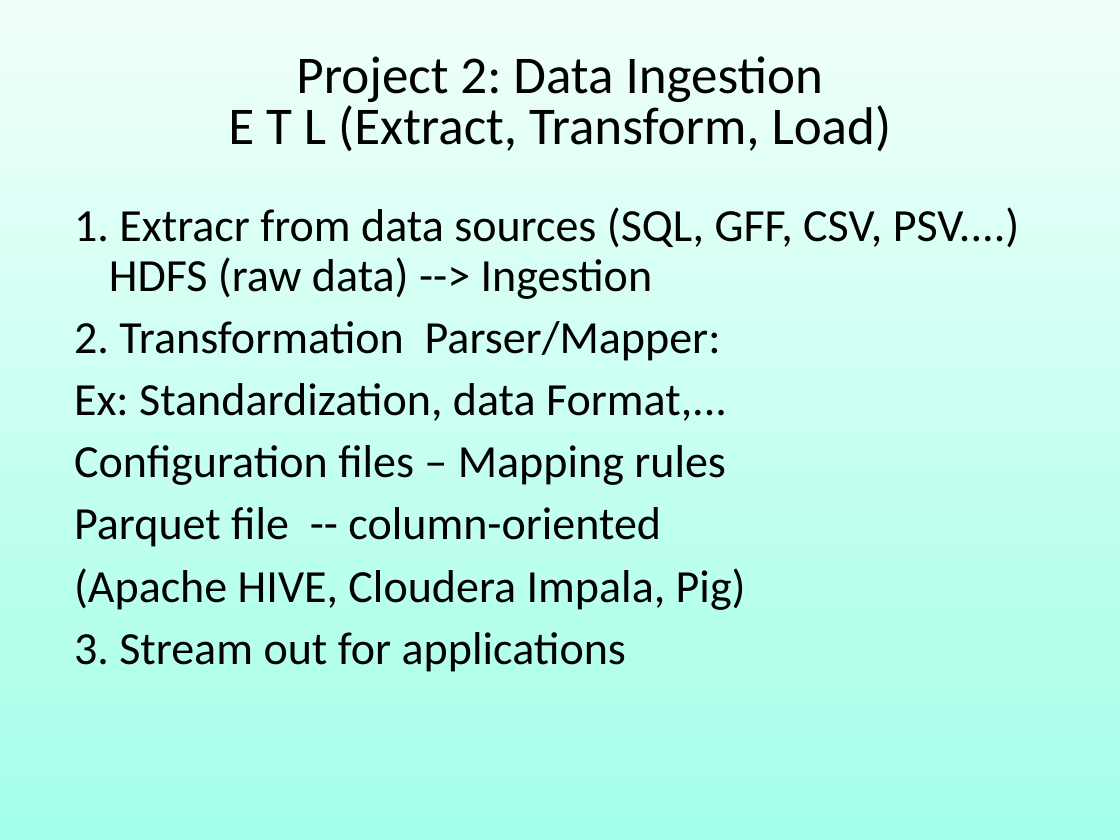
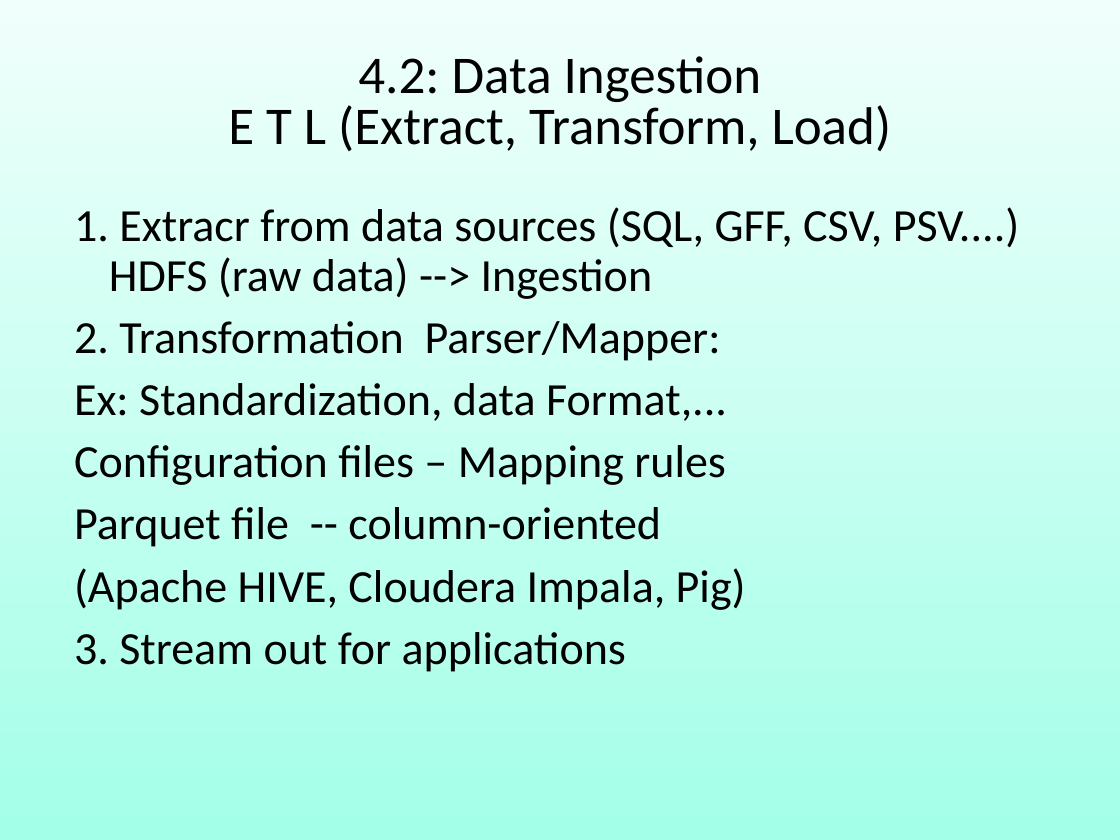
Before and after one commit to robin3795/Data, a slide deck: slide 6 of 2018_4.ppt (slide 7 before the commit). Drawn at 1120x840 pixels with LibreOffice and Linux fonts; fonts in the diff are those of the drawing. Boxes give left, top, right and bottom in pixels: in the first picture for what was removed or moved away, otherwise in the second. Text is boxed around its words. In the diff, an @@ line names an element or a change of style, - is before the commit and + after.

```diff
--- a/2018_4.ppt
+++ b/2018_4.ppt
@@ text in free at (358, 56, 762, 102): text changed @@
-Project 2: Data Ingestion
+4.2: Data Ingestion
```
Also in this commit, not shown: 2 other slides changed, 1 slide removed, 1 other file.
